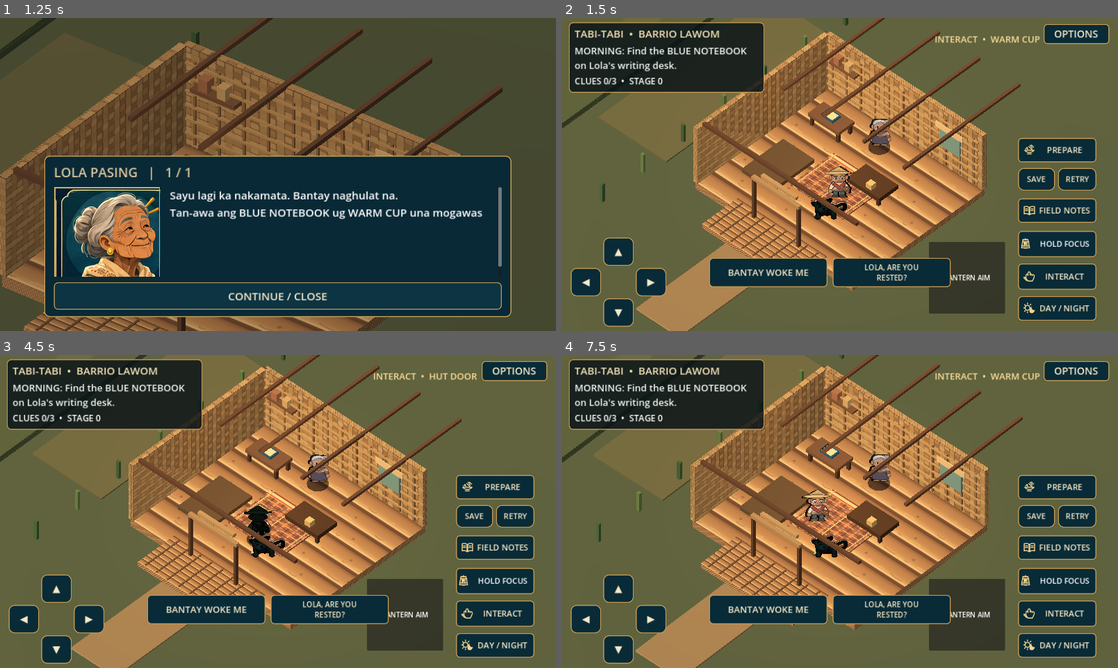
Above: before the commit, frames 1-4 (two rows, left to right).
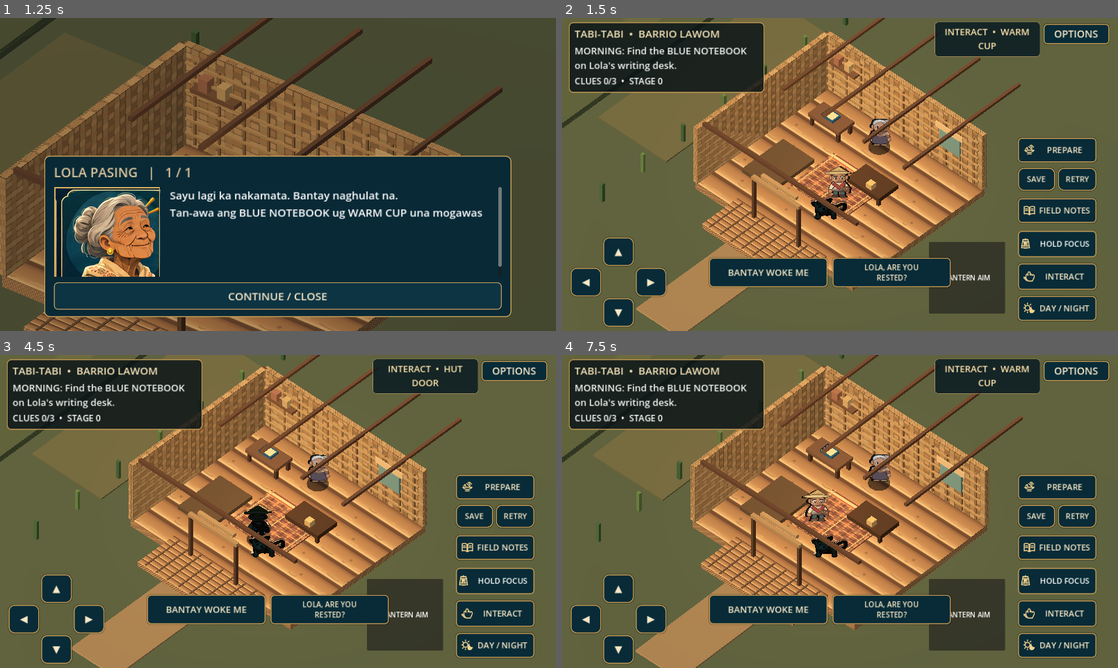
Above: after the commit, the same moments.

Repository: LokiJ07/Tabi-tabi
Game: Godot game, scene res://scenes/title.tscn
Two runs of this game, one before a commit and one after it. Both use one fixed random seed, a clock stepped at 60 frames per second and the inputs below.
Inputs (mouse positions are in pixels of both pictures, inside the frame that each line leads up to):
- Up to frame 1 (1.25 s): click "START GAME" at 0.5 s
- Up to frame 2 (1.5 s): tap Enter (ui_accept) at 1.25 s; move the mouse to (962, 158) at 1.27 s; hold Right (ui_right) from 1.28 s (still down); click (962, 158) at 1.42 s
- Up to frame 3 (4.5 s): tap Enter (ui_accept) at 1.52, 1.82, 4.25 s; release Right (ui_right) at 2 s; drag from (166, 527) to (250, 574) at 2.02 s; move the mouse to (333, 442) at 2.77 s; hold Right (ui_right) 2.78-3.5 s; click (333, 442) at 2.92 s; drag from (250, 574) to (111, 464) at 3.52 s; move the mouse to (444, 558) at 4.27 s; hold Left (ui_left) from 4.28 s (still down); click (444, 558) at 4.42 s
- Up to frame 4 (7.5 s): tap Enter (ui_accept) at 4.52, 4.82, 7.25 s; release Left (ui_left) at 5 s; drag from (673, 464) to (756, 433) at 5.02 s; move the mouse to (867, 511) at 5.77 s; hold Down (ui_down) 5.78-6.5 s; click (867, 511) at 5.92 s; drag from (756, 433) to (728, 527) at 6.52 s; move the mouse to (962, 495) at 7.27 s; hold Up (ui_up) from 7.28 s (still down); click (962, 495) at 7.42 s

Frame 1 is identical in both runs. In frame 2, 2.2% of the frame differs, in the area x 1-99%, y 1-99%; in frame 3, 2.2%; in frame 4, 2.2%.

Commit message:
polish: consistent readable seven-night touch HUD, clear hold state and responsive prompt

Diff:
--- a/scripts/ui/shared_hud.gd
+++ b/scripts/ui/shared_hud.gd
@@ -11,6 +11,9 @@
 const ICON_DAYNIGHT: Texture2D = preload("res://assets/ui/daynight.svg")
 const ICON_RETREAT: Texture2D = preload("res://assets/ui/retreat.svg")
 const STATUS_WIDTH := .37
+const HOLD_LABEL := "OBSERVING..."
+const HOLD_COLOR := Color("#3c6755")
+const HOLD_BORDER := Color("#ffe092")
 
 static func create_status_card(parent: Control, chapter_heading: String, text_scale: float = 1.0) -> Dictionary:
 	var panel := PanelContainer.new()
@@ -83,8 +86,39 @@
 		button.add_theme_constant_override("h_separation", 3 if title.length() >= 12 else 4)
 	button.set_meta("hud_component", "night1-shared")
 	button.set_meta("hud_reference_pos", pos)
+	# Night 1 focus already owns its contextual FOCUS HELD state. Later nights
+	# use a unified OBSERVING indicator with a real hold-to-release lifecycle.
+	if title == "HOLD OBSERVE":
+		button.set_meta("hud_hold_action", "observe")
+		button.button_down.connect(func(): set_hold_feedback(button,true))
+		button.button_up.connect(func(): set_hold_feedback(button,false))
+		button.mouse_exited.connect(func(): set_hold_feedback(button,false))
+		parent.visibility_changed.connect(func():
+			if not parent.is_visible_in_tree():
+				set_hold_feedback(button,false))
 	parent.add_child(button)
 	return button
+
+static func set_hold_feedback(button: Button, held: bool) -> void:
+	if button == null or not is_instance_valid(button):
+		return
+	# A concrete, accessible state indicator instead of relying on an almost
+	# invisible darkening. Keep the original touch rect, icon and anchors.
+	button.text = HOLD_LABEL if held else "HOLD OBSERVE"
+	button.set_meta("hold_visual_active",held)
+	button.tooltip_text = "Release to stop observing" if held else "Press and hold to observe"
+	var style := StyleBoxFlat.new()
+	style.bg_color = HOLD_COLOR if held else Color("#082b37")
+	style.border_color = HOLD_BORDER if held else Color("#c69b55")
+	style.set_border_width_all(3 if held else 2)
+	style.set_corner_radius_all(9)
+	style.shadow_color = Color(.0,.0,.0,.30)
+	style.shadow_size = 3
+	button.add_theme_stylebox_override("normal",style)
+	if held:
+		button.add_theme_color_override("font_color",Color("#fff5d7"))
+	else:
+		button.add_theme_color_override("font_color",Color("#f8e8c7"))
 
 static func make_options_button(parent: Control, callback: Callable, text_scale: float = 1.0) -> Button:
 	var button := Button.new()
@@ -109,8 +143,20 @@
 	prompt.autowrap_mode = TextServer.AUTOWRAP_WORD_SMART
 	prompt.vertical_alignment = VERTICAL_ALIGNMENT_CENTER
 	prompt.horizontal_alignment = HORIZONTAL_ALIGNMENT_CENTER
-	prompt.add_theme_font_size_override("font_size", roundi(21.0*text_scale))
-	prompt.add_theme_color_override("font_color", Color(.98,.86,.60))
+	prompt.add_theme_font_size_override("font_size", roundi(19.0*text_scale))
+	prompt.add_theme_color_override("font_color", Color("#ffe5ad"))
+	# Floating wayfinding is a readable chip, not loose text on bright soil.
+	var cue := StyleBoxFlat.new()
+	cue.bg_color = Color(.035,.105,.133,.86)
+	cue.border_color = Color("#aa905c")
+	cue.set_border_width_all(1)
+	cue.set_corner_radius_all(8)
+	cue.content_margin_left = 8
+	cue.content_margin_right = 8
+	cue.content_margin_top = 4
+	cue.content_margin_bottom = 4
+	prompt.add_theme_stylebox_override("normal",cue)
+	prompt.mouse_filter = Control.MOUSE_FILTER_IGNORE
 	parent.add_child(prompt)
 	return prompt
 
@@ -179,6 +225,10 @@
 	normal.set_corner_radius_all(13 if touch else 8)
 	normal.content_margin_left = 11
 	normal.content_margin_right = 11
+	normal.content_margin_top = 5
+	normal.content_margin_bottom = 5
+	normal.shadow_color = Color(.0,.0,.0,.27)
+	normal.shadow_size = 3
 	var hover := normal.duplicate() as StyleBoxFlat
 	hover.bg_color = Color("#154758")
 	hover.border_color = Color("#f5ce7a")
@@ -186,6 +236,8 @@
 	pressed.bg_color = Color("#365442")
 	pressed.border_color = Color("#ffd47a")
 	pressed.set_border_width_all(3)
+	pressed.shadow_color = Color(.0,.0,.0,.08)
+	pressed.shadow_size = 1
 	var focus := normal.duplicate() as StyleBoxFlat
 	focus.bg_color = Color.TRANSPARENT
 	focus.border_color = Color("#ffde92")
@@ -194,6 +246,11 @@
 	button.add_theme_stylebox_override("pressed", pressed)
 	button.add_theme_stylebox_override("hover_pressed", pressed)
 	button.add_theme_stylebox_override("focus", focus)
+	var disabled_style := normal.duplicate() as StyleBoxFlat
+	disabled_style.bg_color = Color("#192f36")
+	disabled_style.border_color = Color("#68777a")
+	button.add_theme_stylebox_override("disabled",disabled_style)
+	button.add_theme_color_override("font_disabled_color",Color("#b4c2ba"))
 	button.add_theme_color_override("font_color", Color("#f8e8c7"))
 	button.add_theme_color_override("font_hover_color", Color.WHITE)
 	button.add_theme_color_override("font_pressed_color", Color("#fff4d1"))
